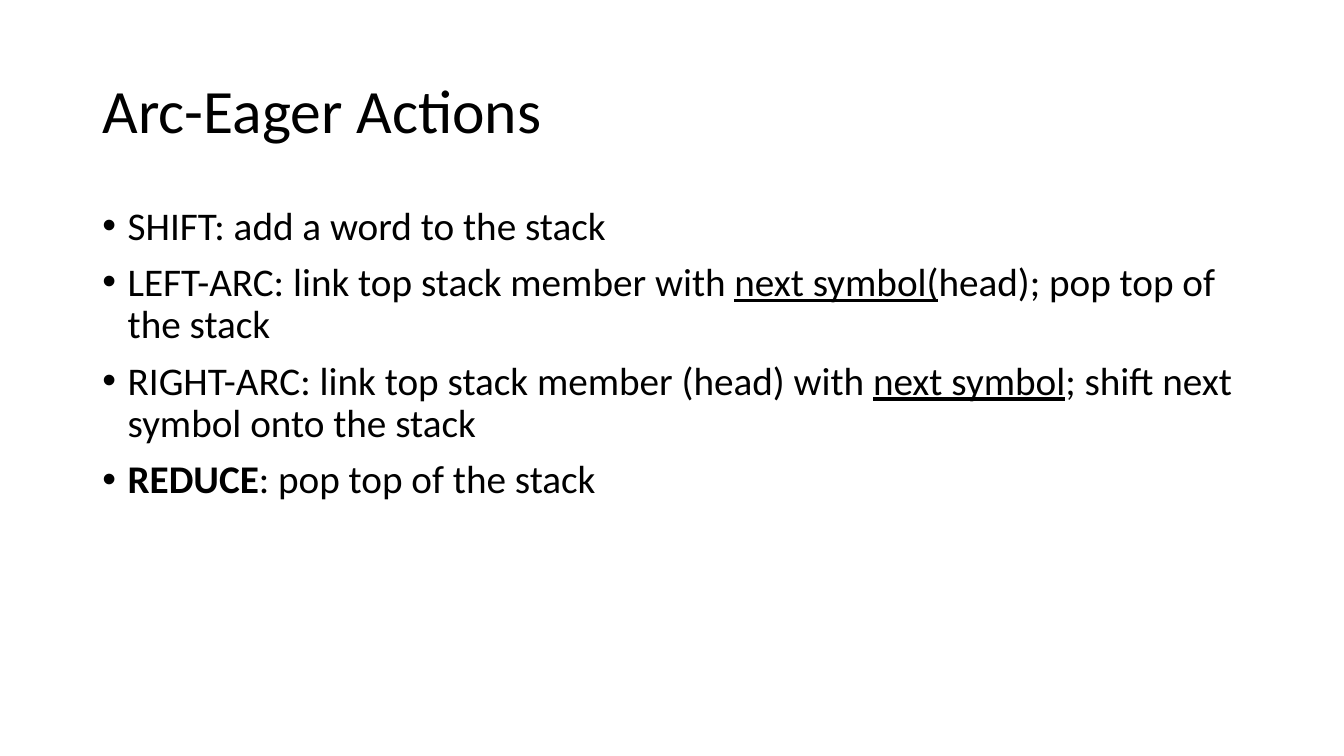
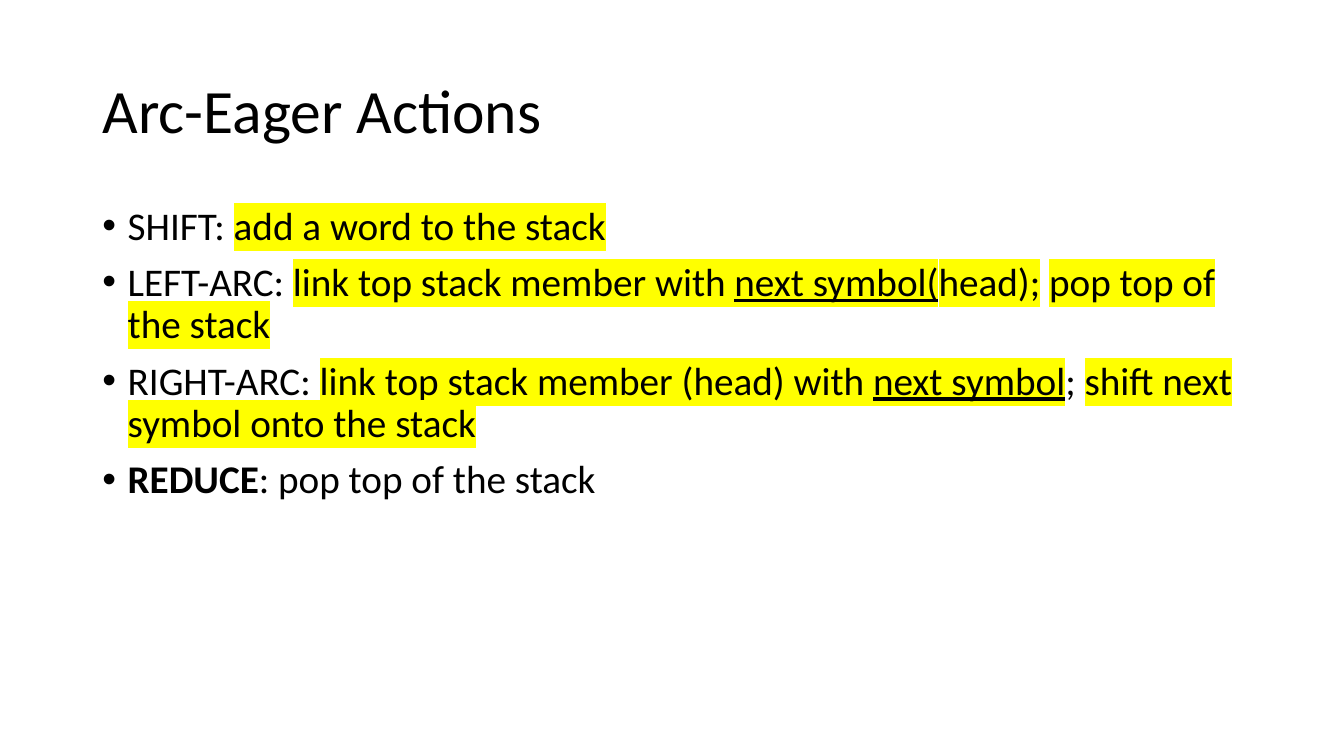
Before and after one commit to balhafni/csci_544_fa_18_slides, a slide deck: slide 56 of dep_parsing_0919.pptx. Drawn at 1344x756 pixels with LibreOffice and Linux fonts; fonts in the diff are those of the drawing. Boxes give left, top, right and bottom in pixels: in the first picture for what was removed or moved away, otherwise in the second. Text is boxed around its words. In the diff, an @@ line names an element or a change of style, - is before the commit and + after.

```diff
--- a/dep_parsing_0919.pptx
+++ b/dep_parsing_0919.pptx
@@ text at (128,212,1232,444): highlight none to #FFFF00 in "add a word to the stack", "link top stack member with next symbol(head); ...", "link top stack member (head) with next ..." @@
```
Also in this commit, not shown: 18 other slides changed.
